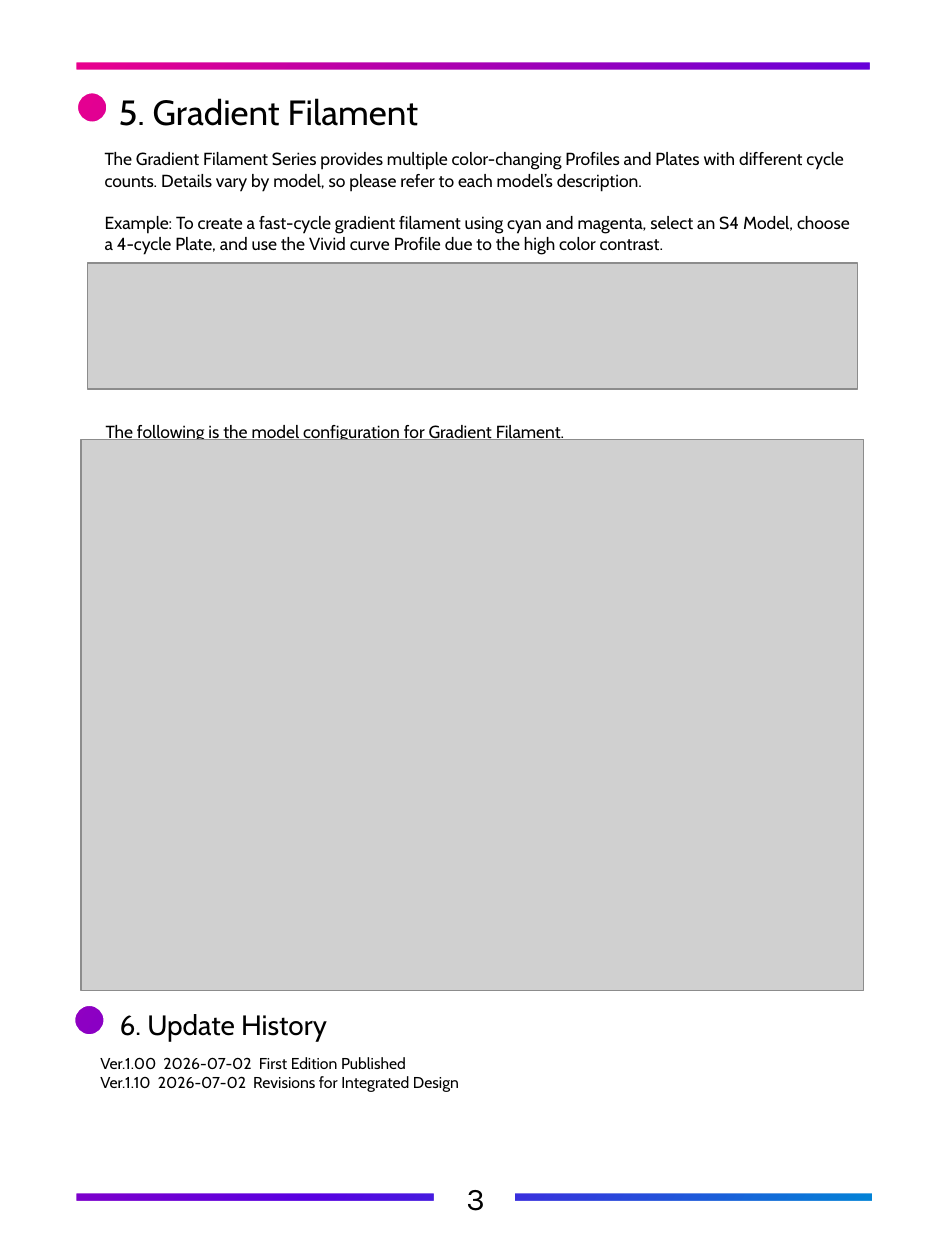
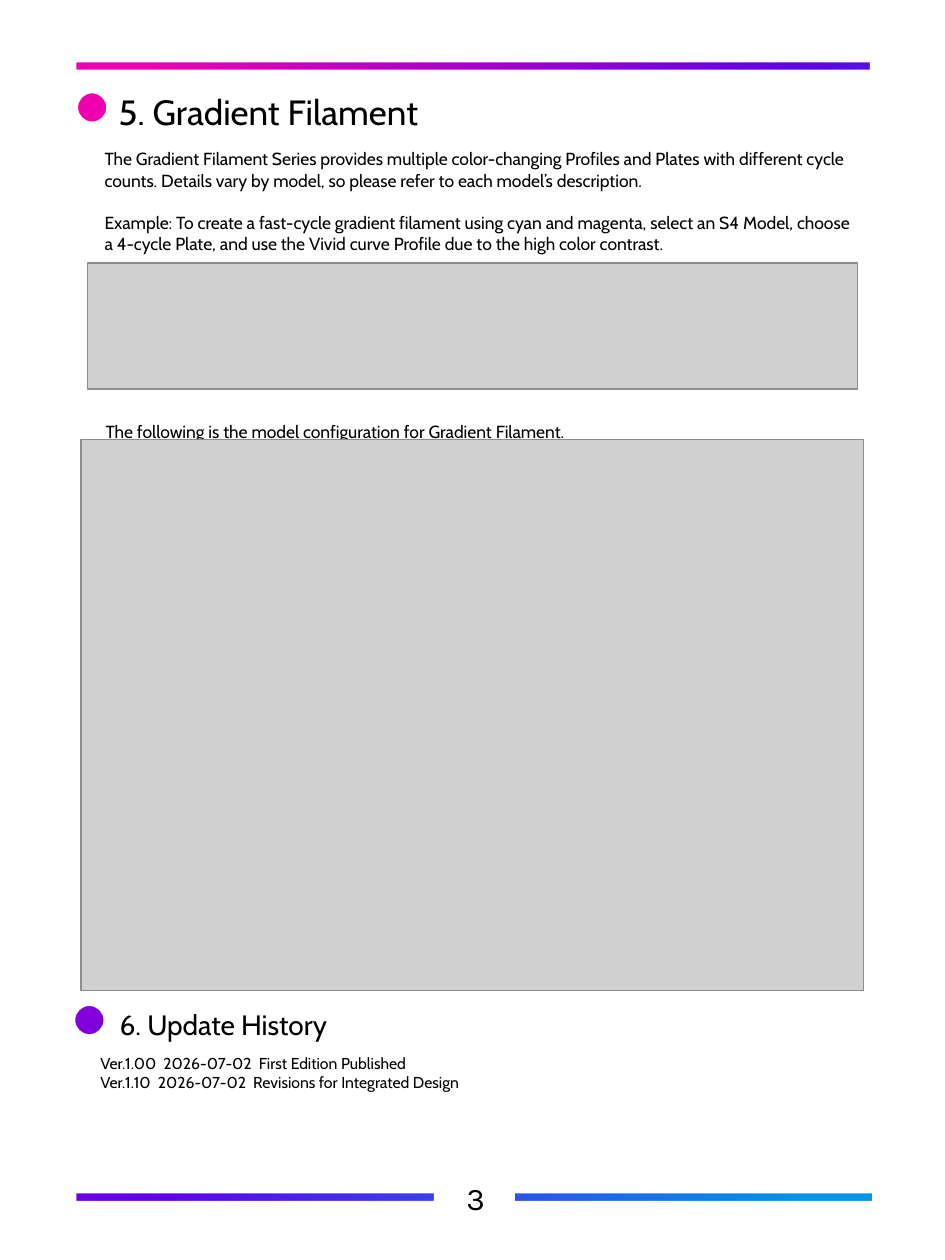
Before and after one commit to FlexChromaHQ/FlexChroma, a slide deck: slide 7 of Documents/Original/FlexChroma_Tour_Guide_EN.pptx. Drawn at 945x1260 pixels with LibreOffice and Linux fonts; fonts in the diff are those of the drawing; grey boxes stand for pictures. Boxes give left, top, right and bottom in pixels: in the first picture for what was removed or moved away, otherwise in the second. Text is boxed around its words. In the diff, an @@ line names an element or a change of style, - is before the commit and + after.

```diff
--- a/Documents/Original/FlexChroma_Tour_Guide_EN.pptx
+++ b/Documents/Original/FlexChroma_Tour_Guide_EN.pptx
@@ rectangle at (x1=5, y1=6, x2=941, y2=1254): fill gradient #EC008C to #5800E1 to #0086D6 to gradient #EE00B0 to #6200E8 to #0095E5 @@
```
Also in this commit, not shown: 5 other slides changed, 1 other file.
